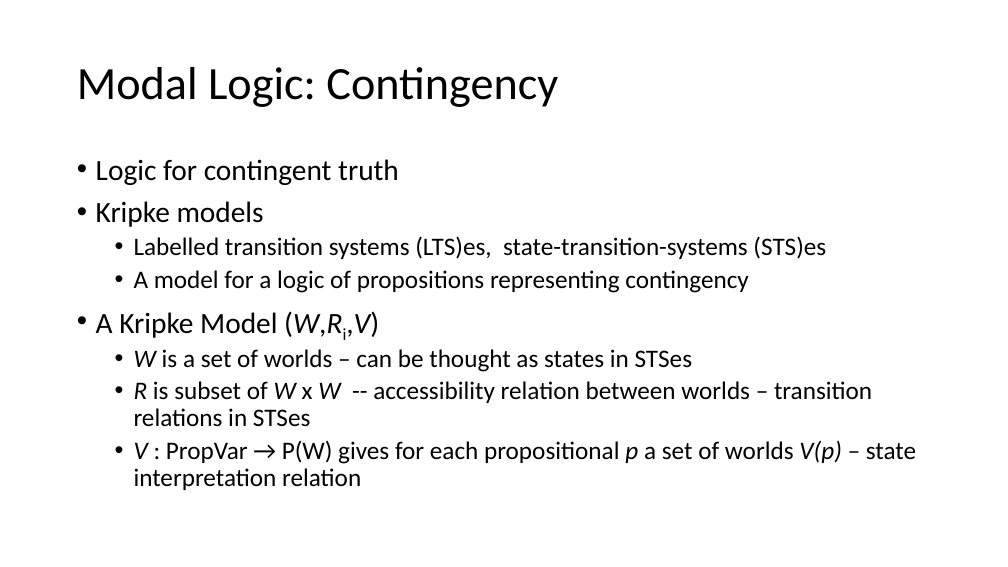
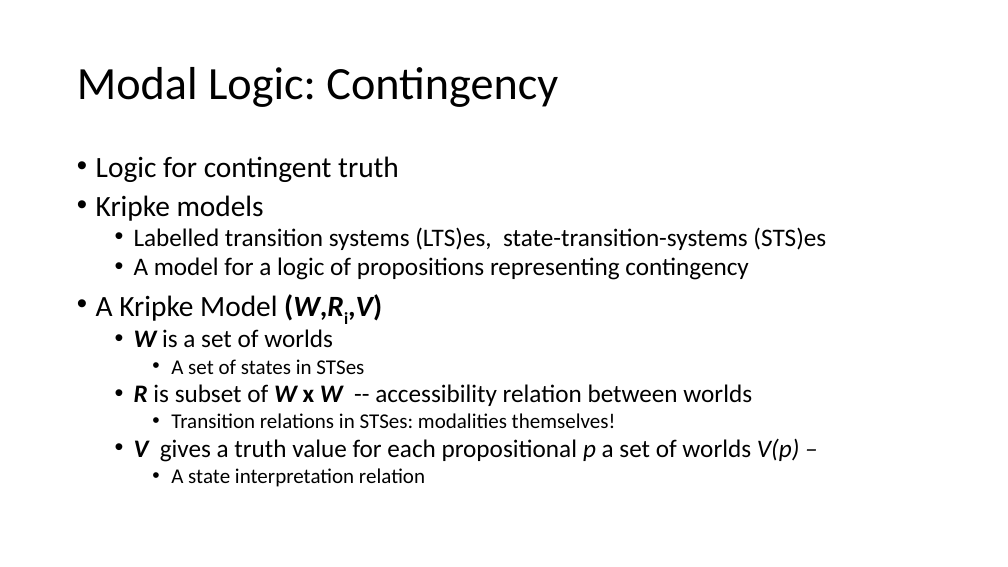
Before and after one commit to Contingent-Systems/modal_abstractions_presentations, a slide deck: slide 31 of upenn_may_24/proposal.pptx. Drawn at 1008x567 pixels with LibreOffice and Linux fonts; fonts in the diff are those of the drawing. Boxes give left, top, right and bottom in pixels: in the first picture for what was removed or moved away, otherwise in the second. Text is boxed around its words. In the diff, an @@ line names an element or a change of style, - is before the commit and + after.

```diff
--- a/upenn_may_24/proposal.pptx
+++ b/upenn_may_24/proposal.pptx
@@ text at (96,156,826,321): bold on in "(W,Ri,V)"; line spacing 0.9 to 0.8 @@
@@ text at (134,329,800,487): text changed @@
-  • W is a set of worlds – can be thought as states in STSes
-  • R is subset of W x W -- accessibility relation between worlds – transition relations in STSes
-  • V : PropVar → P(W) gives for each propositional p a set of worlds V(p) – state interpretation relation
+  • W is a set of worlds
+    • A set of states in STSes
+  • R is subset of W x W -- accessibility relation between worlds
+    • Transition relations in STSes: modalities themselves!
+  • V gives a truth value for each propositional p a set of worlds V(p) –
+    • A state interpretation relation
```
Also in this commit, not shown: 12 other slides changed.
